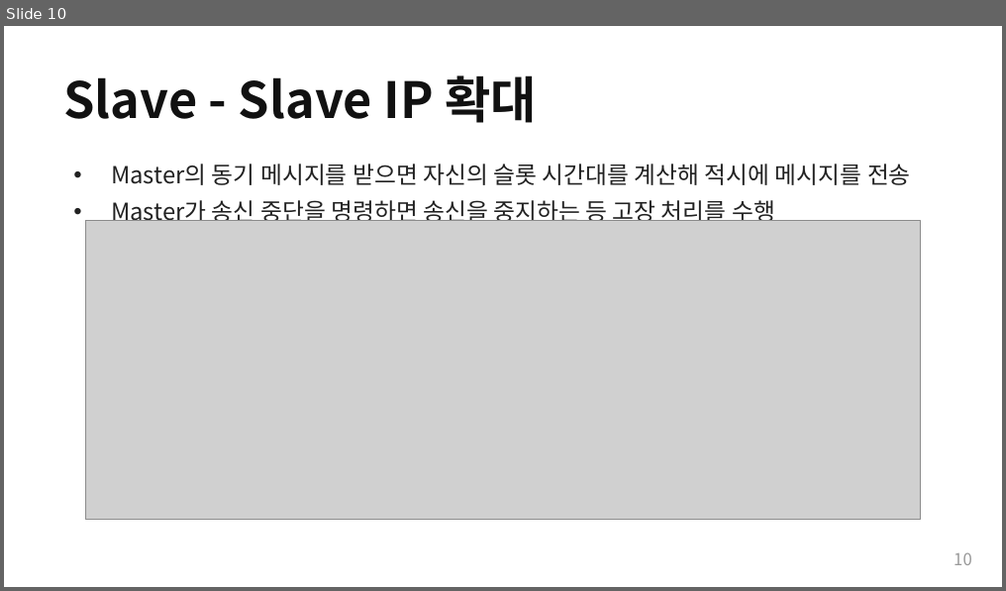
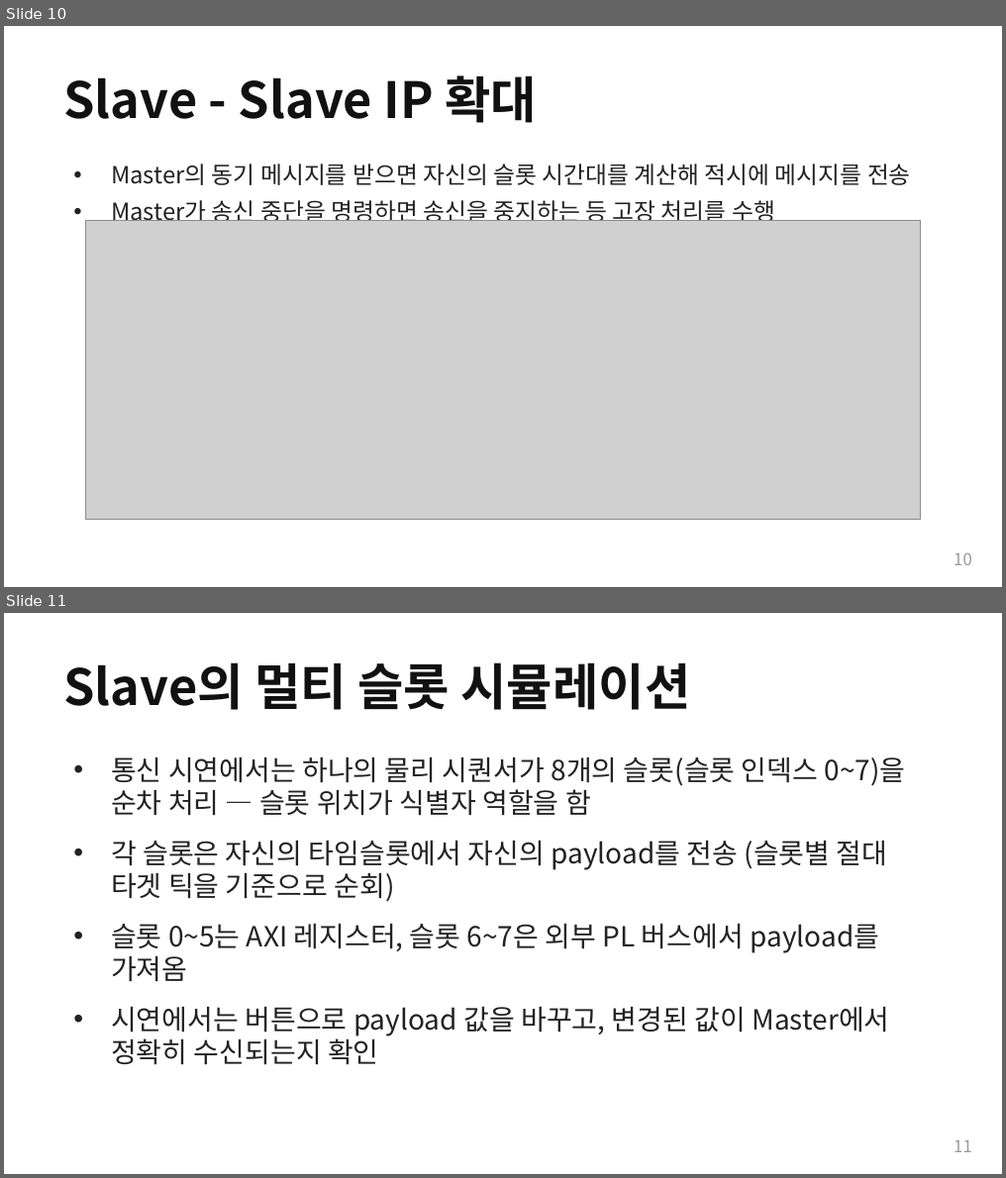
Before and after one commit to Woodong02/SoC_Design_and_Programming, a slide deck: section3_block_diagrams.pptx. Shown one above the other, each under a label of ours: slide 10 before the commit, slides 10 and 11 after it. The pictures are 1006x591 and 1006x1178 pixels, drawn with LibreOffice and Linux fonts; fonts in the diff are those of the drawing; grey boxes stand for pictures. Boxes give left, top, right and bottom in pixels: in the first picture for what was removed or moved away, otherwise in the second. Text is boxed around its words. In the diff, an @@ line names an element or a change of style, - is before the commit and + after.

```diff
--- a/section3_block_diagrams.pptx
+++ b/section3_block_diagrams.pptx
@@ slide 11 added at <box>4,613,1002,1174</box>, background #FFFFFF @@
@@ text added at <box>63,663,691,710</box>, 36 pt, text #111111, bold @@
+Slave의 멀티 슬롯 시뮬레이션
@@ text added at <box>111,758,906,1065</box>, 20 pt, text #222222 @@
+• 통신 시연에서는 하나의 물리 시퀀서가 8개의 슬롯(슬롯 인덱스 0~7)을 순차 처리 — 슬롯 위치가 식별자 역할을 함
+• 각 슬롯은 자신의 타임슬롯에서 자신의 payload를 전송 (슬롯별 절대 타겟 틱을 기준으로 순회)
+• 슬롯 0~5는 AXI 레지스터, 슬롯 6~7은 외부 PL 버스에서 payload를 가져옴
+• 시연에서는 버튼으로 payload 값을 바꾸고, 변경된 값이 Master에서 정확히 수신되는지 확인
@@ text added at <box>953,1141,972,1153</box>, 12 pt, text #999999 @@
+11
```
Also in this commit, not shown: 5 other slides added, 3 other files.
